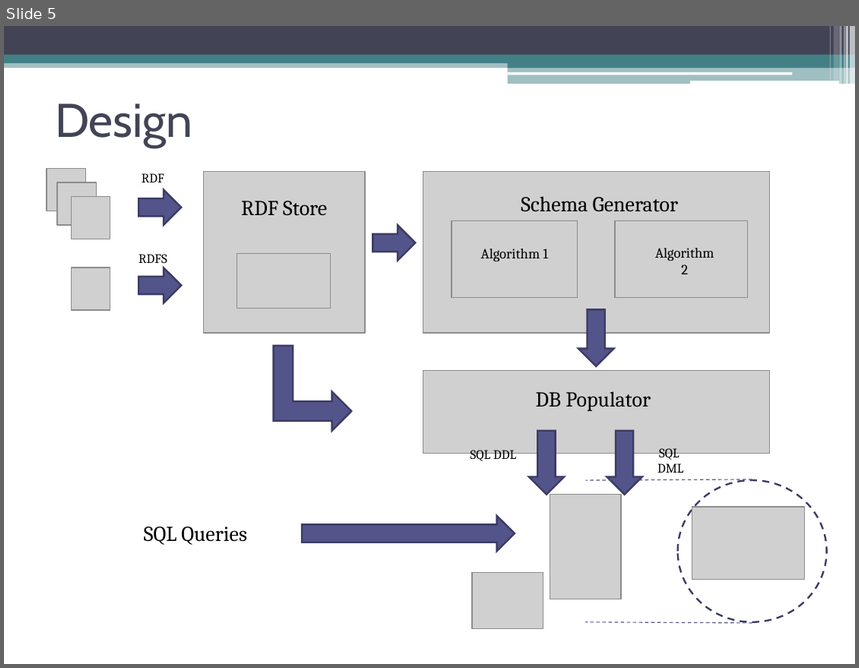
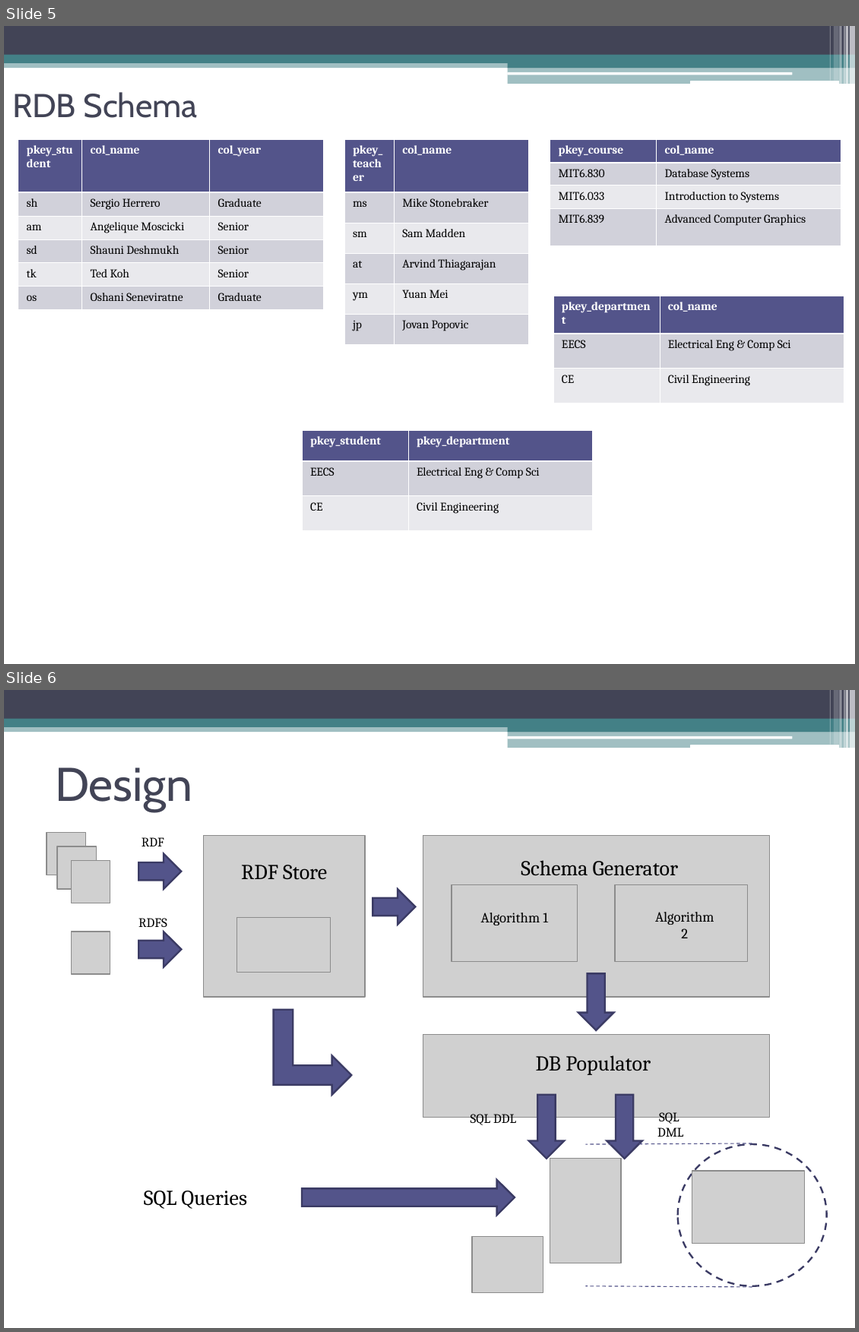
Before and after one commit to oshanis/r-store, a slide deck: docs/R_Store.ppt. Shown one above the other, each under a label of ours: slide 5 before the commit, slides 5 and 6 after it. The pictures are 859x668 and 859x1332 pixels, drawn with LibreOffice and Linux fonts; fonts in the diff are those of the drawing; grey boxes stand for pictures. Boxes give left, top, right and bottom in pixels: in the first picture for what was removed or moved away, otherwise in the second. Text is boxed around its words. In the diff, an @@ line names an element or a change of style, - is before the commit and + after.

```diff
--- a/docs/R_Store.ppt
+++ b/docs/R_Store.ppt
@@ slide 5 added at [4, 26, 855, 664], background #FFFFFF; not listed: 13 template elements that a slide beside it also shows @@
@@ title added at [12, 92, 198, 118], 28 pt, text #424456 @@
+RDB Schema
@@ table added at [18, 139, 323, 309], 6 rows, 3 columns @@
+pkey_student | col_name | col_year
+sh | Sergio Herrero | Graduate
+am | Angelique Moscicki | Senior
+sd | Shauni Deshmukh | Senior
+tk | Ted Koh | Senior
+os | Oshani Seneviratne | Graduate
@@ table added at [344, 139, 528, 344], 6 rows, 2 columns @@
+pkey_teacher | col_name
+ms | Mike Stonebraker
+sm | Sam Madden
+at | Arvind Thiagarajan
+ym | Yuan Mei
+jp | Jovan Popovic
@@ table added at [550, 139, 842, 249], 4 rows, 2 columns @@
+pkey_course | col_name
+MIT6.830 | Database Systems
+MIT6.033 | Introduction to Systems
+MIT6.839 | Advanced Computer Graphics
@@ table added at [553, 296, 844, 403], 3 rows, 2 columns @@
+pkey_department | col_name
+EECS | Electrical Eng & Comp Sci
+CE | Civil Engineering
@@ table added at [302, 430, 593, 531], 3 rows, 2 columns @@
+pkey_student | pkey_department
+EECS | Electrical Eng & Comp Sci
+CE | Civil Engineering
@@ what was slide 5 is now slide 6 @@
```
Also in this commit, not shown: 2 slides changed.
